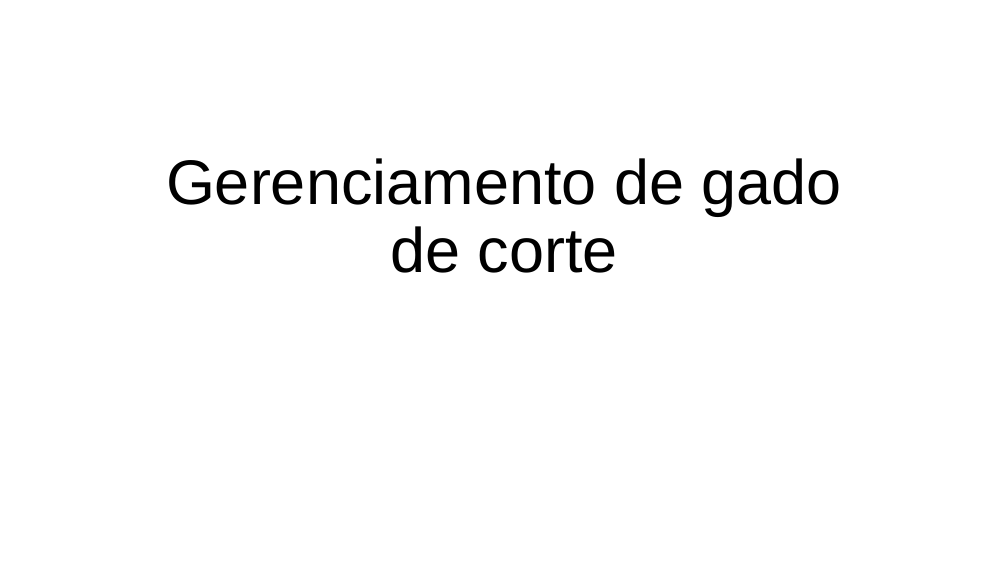
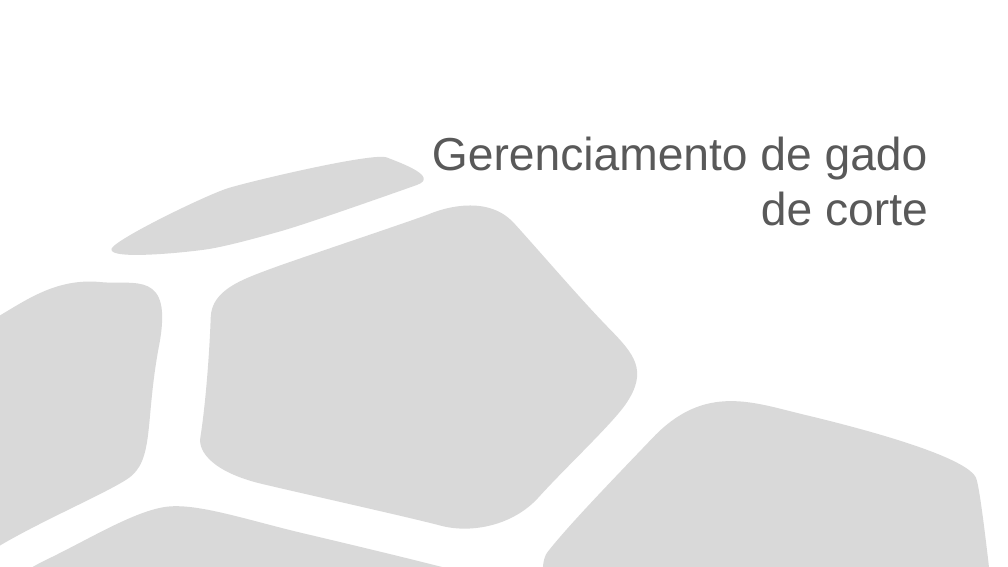
Before and after one commit to cristianoAntonio/BD1, a slide deck: slide 1 of apresentacao/ApresentaçãoFisico.pptx. Drawn at 1008x567 pixels with LibreOffice and Linux fonts; fonts in the diff are those of the drawing. Boxes give left, top, right and bottom in pixels: in the first picture for what was removed or moved away, otherwise in the second. Text is boxed around its words. In the diff, an @@ line names an element or a change of style, - is before the commit and + after.

```diff
--- a/apresentacao/ApresentaçãoFisico.pptx
+++ b/apresentacao/ApresentaçãoFisico.pptx
@@ title "Gerenciamento de gado de corte" moved from (x1=166, y1=158, x2=842, y2=273) to (x1=432, y1=136, x2=928, y2=226) @@
@@ title "Gerenciamento de gado de corte" at (x1=432, y1=136, x2=928, y2=226): size 60 to 44 pt, text colour #000000 to #595959; alignment centre to right; line spacing 0.9 to 1; vertical alignment bottom to middle @@
@@ freeform shape added at (x1=108, y1=152, x2=440, y2=261), fill #D9D9D9, outline #000000 0.75 pt @@
@@ freeform shape added at (x1=198, y1=190, x2=649, y2=535), fill #D9D9D9, outline #000000 0.75 pt @@
@@ freeform shape added at (x1=0, y1=269, x2=174, y2=546), fill #D9D9D9, outline #000000 0.75 pt @@
@@ freeform shape added at (x1=543, y1=383, x2=989, y2=567), fill #D9D9D9, outline #000000 0.75 pt @@
@@ freeform shape added at (x1=33, y1=504, x2=443, y2=567), fill #D9D9D9, outline #000000 0.75 pt @@
```
Also in this commit, not shown: 5 slides added, 4 slides removed, 1 other file.
